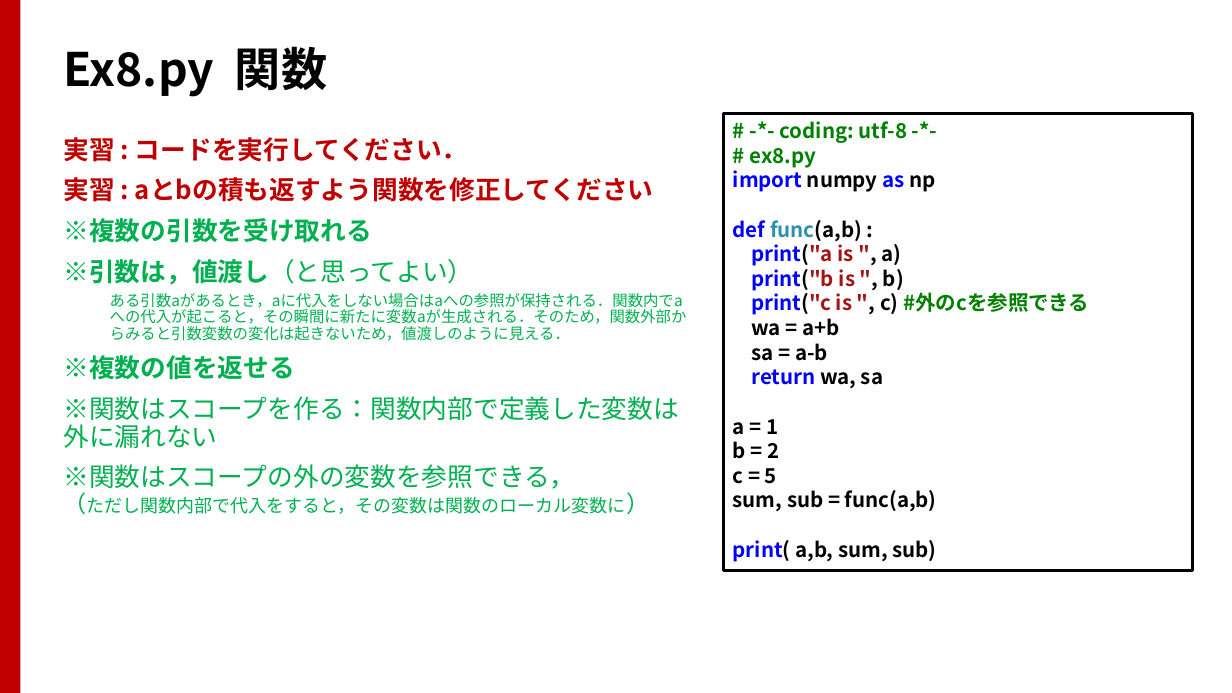
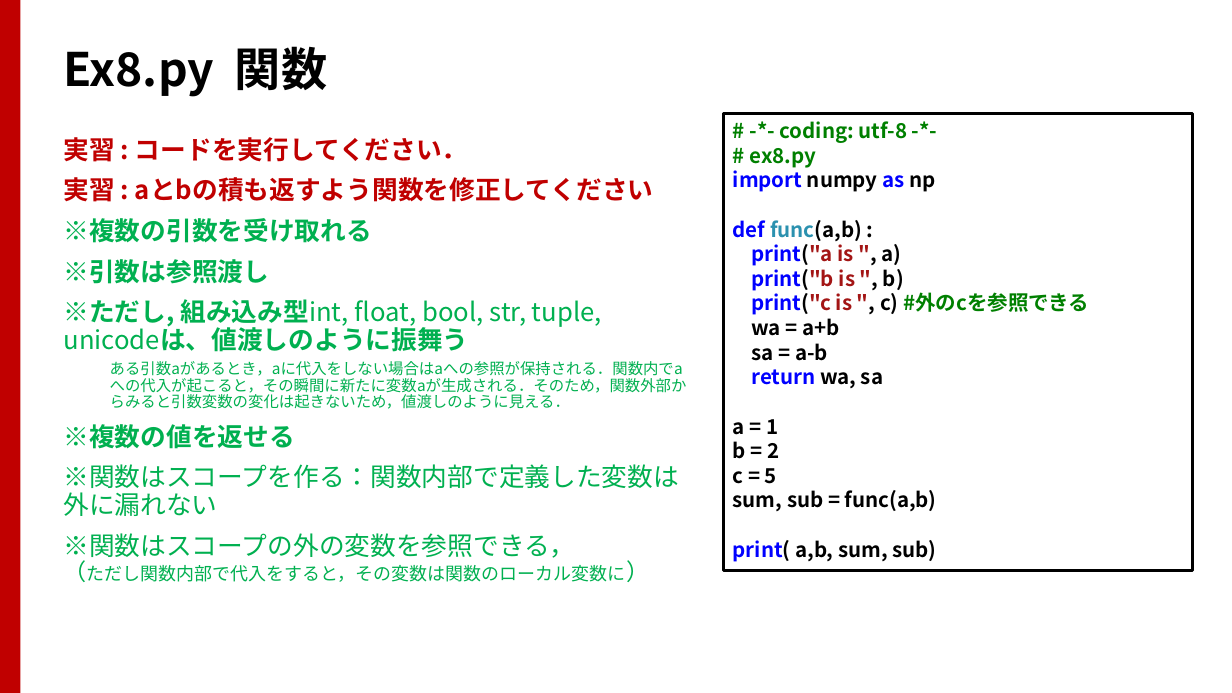
Before and after one commit to TakashiIjiri/TakashiIjiri.github.io, a slide deck: slide 18 of classes/dm2017_1/dm1_7.pptx. Drawn at 1232x693 pixels with LibreOffice and Linux fonts; fonts in the diff are those of the drawing. Boxes give left, top, right and bottom in pixels: in the first picture for what was removed or moved away, otherwise in the second. Text is boxed around its words. In the diff, an @@ line names an element or a change of style, - is before the commit and + after.

```diff
--- a/classes/dm2017_1/dm1_7.pptx
+++ b/classes/dm2017_1/dm1_7.pptx
@@ text at (63,259,602,352): text changed @@
-※引数は，値渡し（と思ってよい）
+※引数は参照渡し
+※ただし, 組み込み型int, float, bool, str, tuple, unicodeは、値渡しのように振舞う
```
Also in this commit, not shown: 1 other slide changed, 3 other files.
